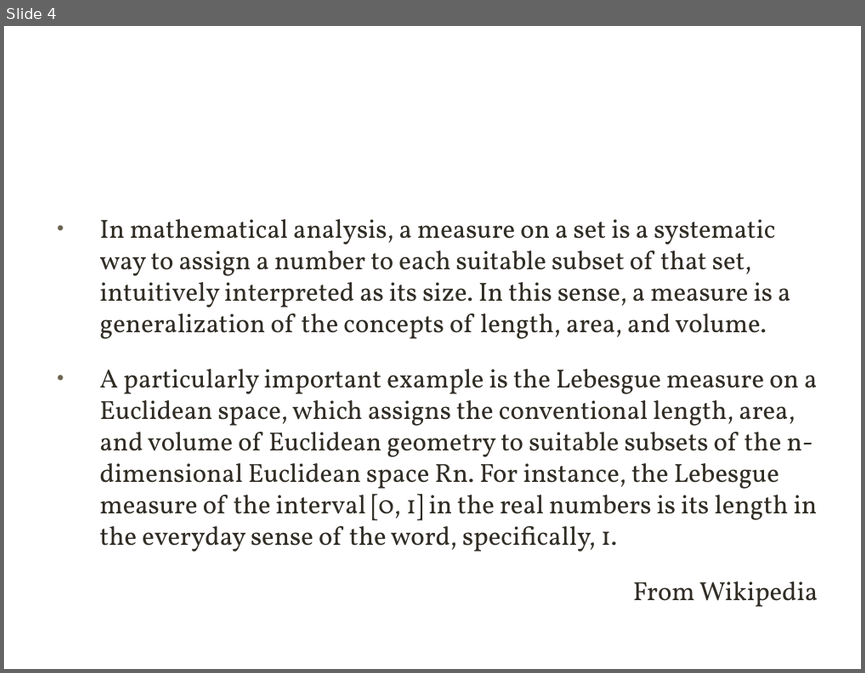
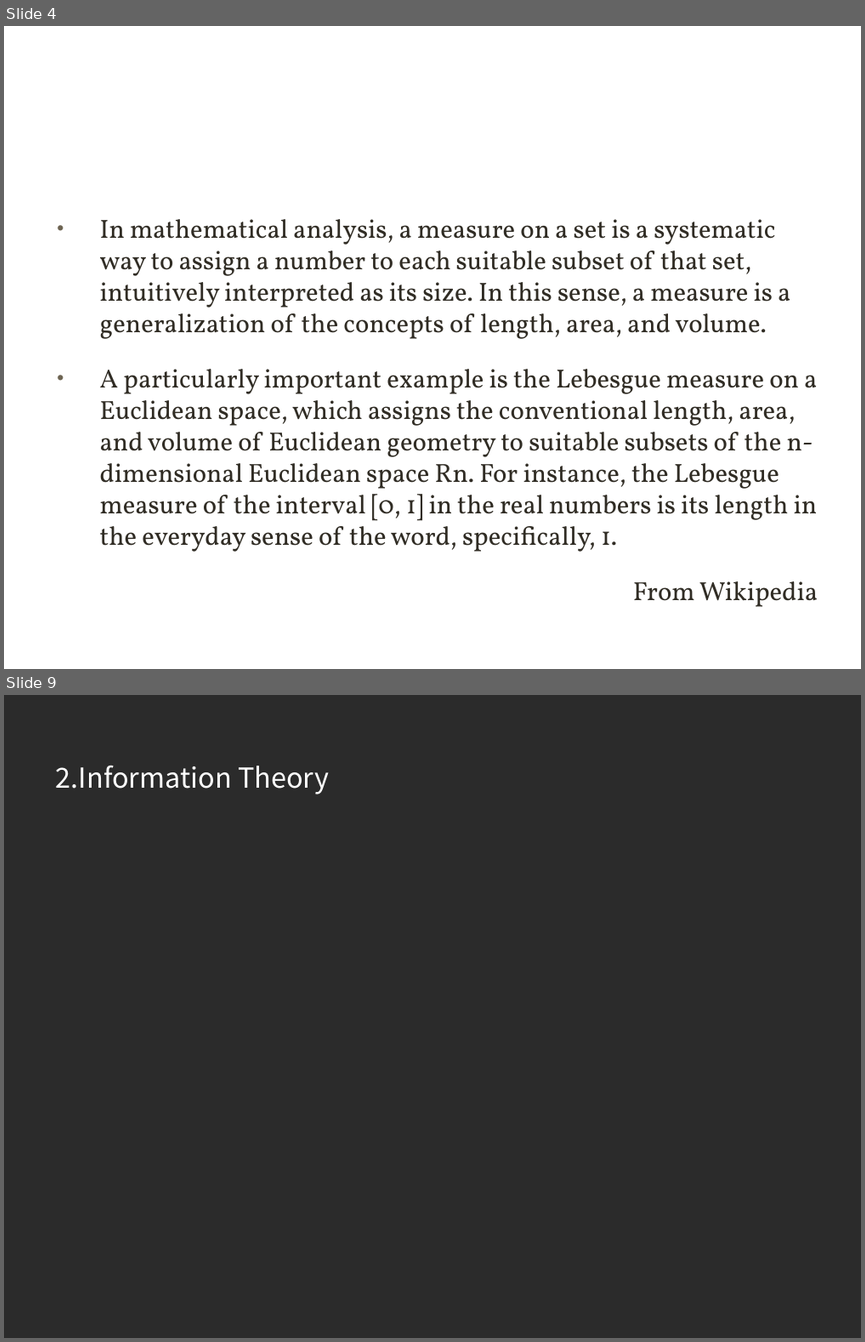
Before and after one commit to xuqinkun/Report, a slide deck: 深度学习-3.12-3.14.pptx. Shown one above the other, each under a label of ours: slide 4 before the commit, slides 4 and 9 after it; the slides between them are not shown. The pictures are 865x673 and 865x1342 pixels, drawn with LibreOffice and Linux fonts; fonts in the diff are those of the drawing; background and template pictures are left out; a plain dark background stands for a picture behind light text. Boxes give left, top, right and bottom in pixels: in the first picture for what was removed or moved away, otherwise in the second. Text is boxed around its words. In the diff, an @@ line names an element or a change of style, - is before the commit and + after.

```diff
--- a/深度学习-3.12-3.14.pptx
+++ b/深度学习-3.12-3.14.pptx
@@ slide 9 added at (4,695,861,1338), background picture (left out) @@
@@ title added at (56,765,329,794), 40 pt, text #FFFFFF @@
+2.Information Theory
```
Also in this commit, not shown: 4 slides changed, 9 other slides added.
